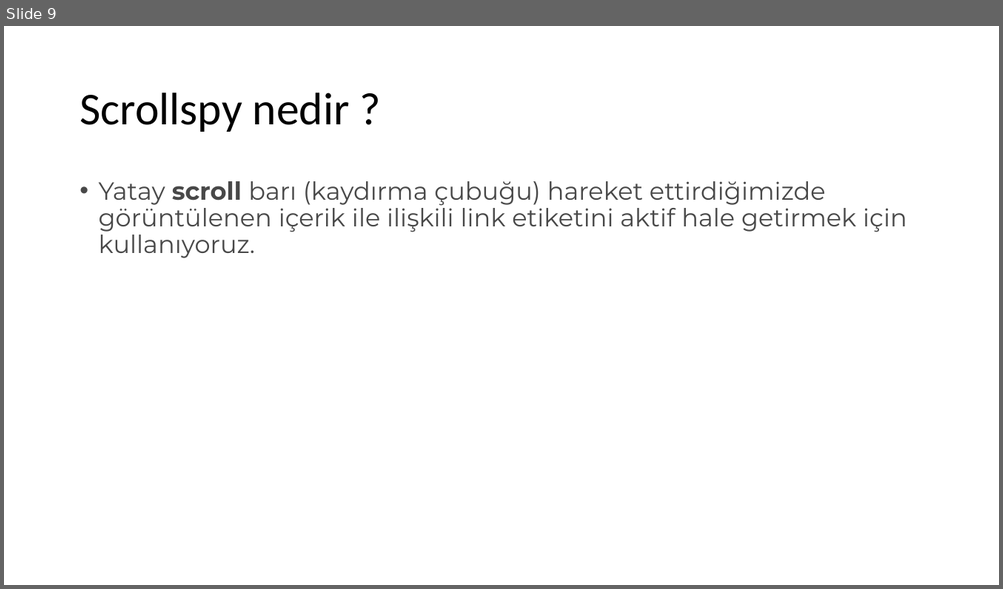
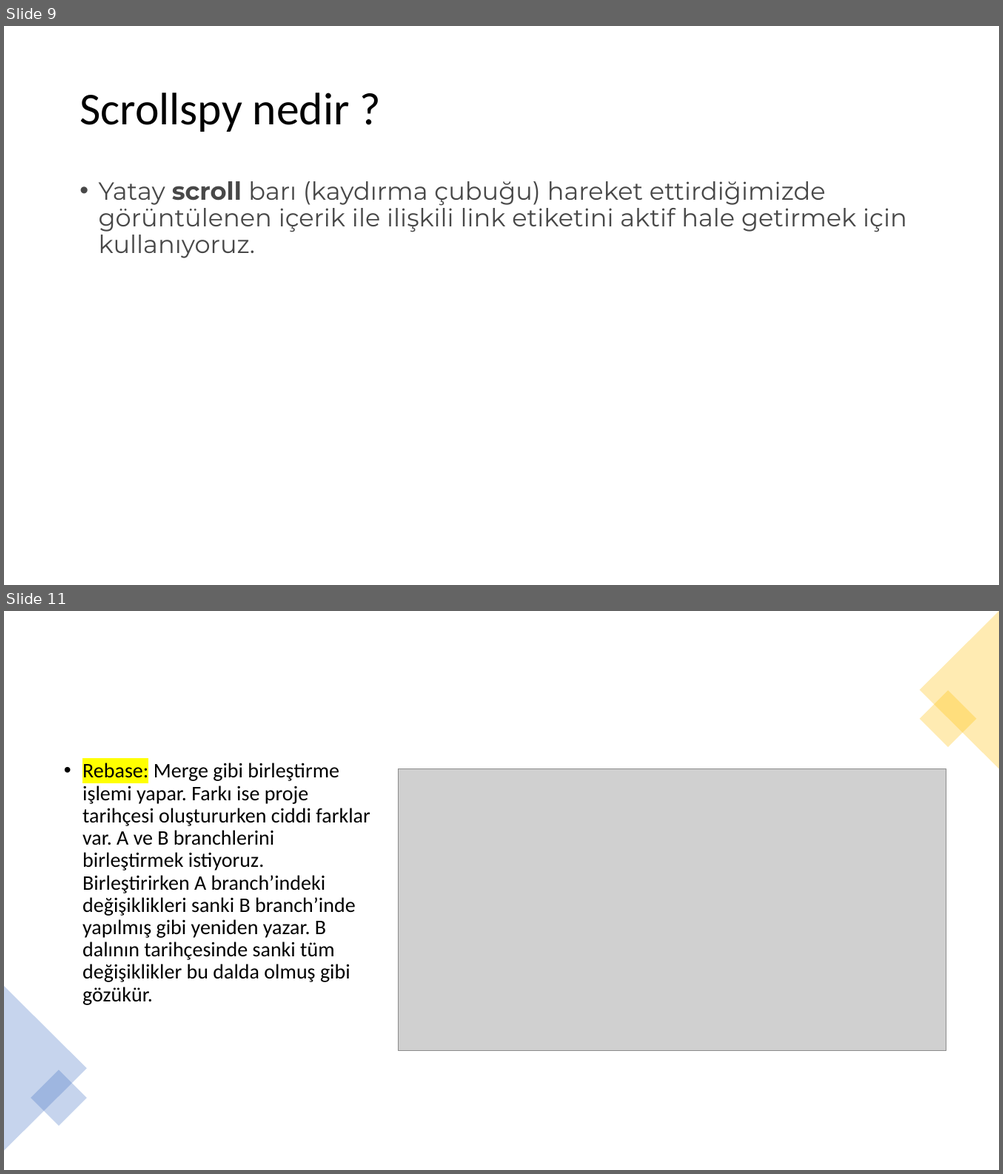
Before and after one commit to TechCareer-FrontEnd-1/tubisad-frontend-ArdicMehmet, a slide deck: research assignments.pptx. Shown one above the other, each under a label of ours: slide 9 before the commit, slides 9 and 11 after it; the slides between them are not shown. The pictures are 1003x589 and 1003x1174 pixels, drawn with LibreOffice and Linux fonts; fonts in the diff are those of the drawing; grey boxes stand for pictures. Boxes give left, top, right and bottom in pixels: in the first picture for what was removed or moved away, otherwise in the second. Text is boxed around its words. In the diff, an @@ line names an element or a change of style, - is before the commit and + after.

```diff
--- a/research assignments.pptx
+++ b/research assignments.pptx
@@ slide 11 added at [4,611,999,1170], background #FFFFFF @@
@@ triangle added at [919,611,999,769], fill #FFC000 at 30% opacity @@
@@ rectangle added at [919,691,976,748], fill #FFC000 at 30% opacity @@
@@ text added at [82,763,370,1005], 20 pt, text #000000 @@
+• Rebase: Merge gibi birleştirme işlemi yapar. Farkı ise proje tarihçesi oluştururken ciddi farklar var. A ve B branchlerini birleştirmek istiyoruz. Birleştirirken A branch’indeki değişiklikleri sanki B branch’inde yapılmış gibi yeniden yazar. B dalının tarihçesinde sanki tüm değişiklikler bu dalda olmuş gibi gözükür.
@@ picture added at [398,769,946,1052] @@
@@ triangle added at [4,986,87,1151], fill #4472C4 at 30% opacity @@
@@ rectangle added at [31,1070,87,1126], fill #4472C4 at 30% opacity @@
```
Also in this commit, not shown: 1 slide changed, 1 other slide added.
